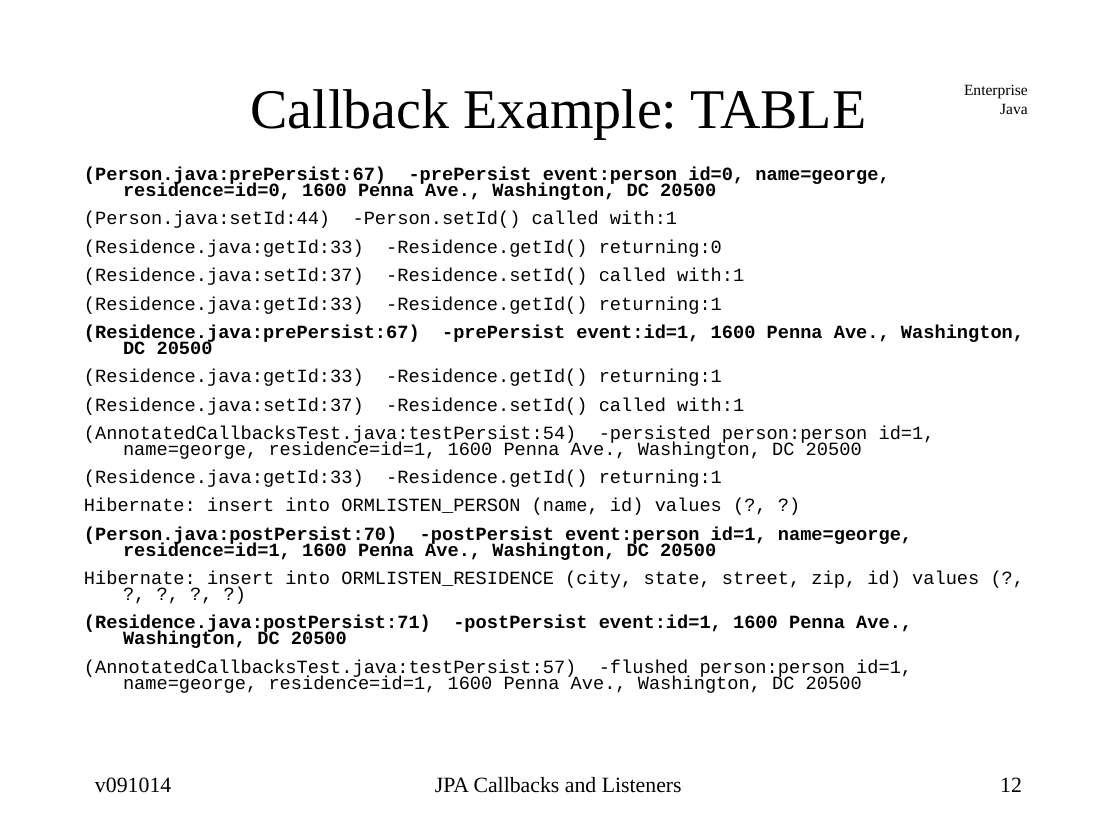
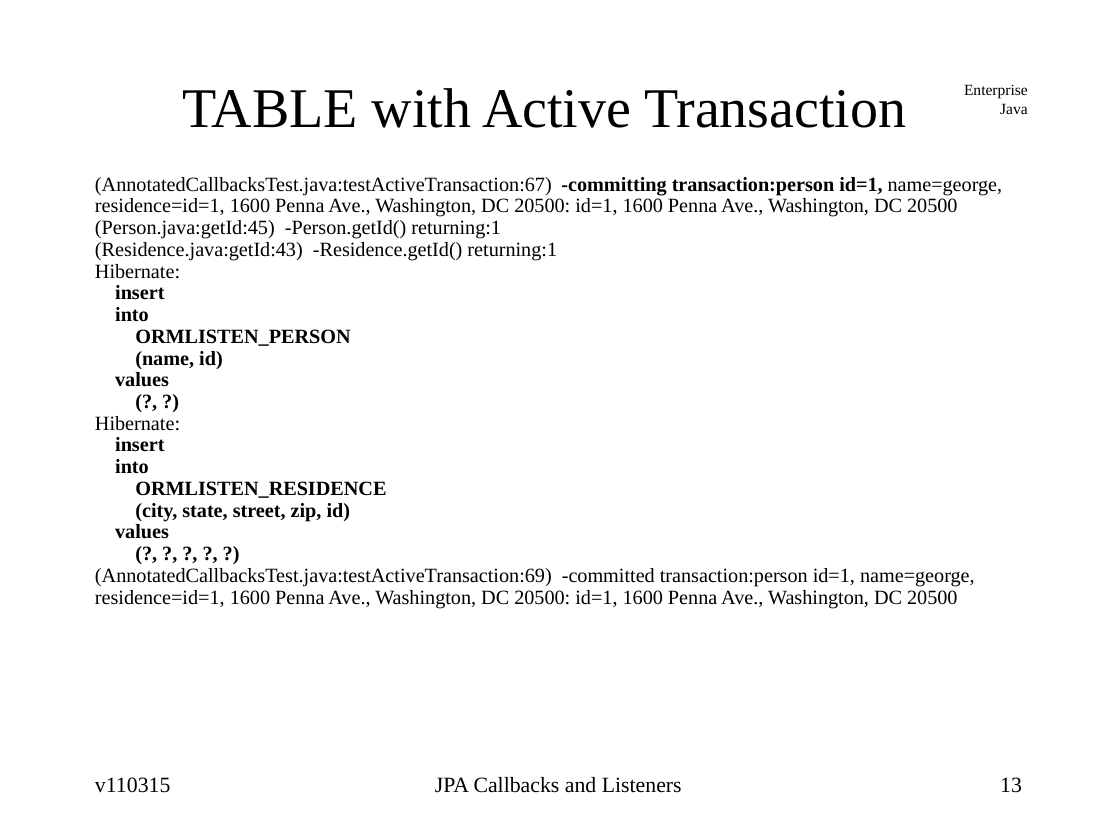
Before and after one commit to jcstaff/ejava-javaee, a slide deck: slide 13 of ormListeners/src/site/resources/lectures/ormListeners.ppt (slide 12 before the commit). Drawn at 1120x840 pixels with LibreOffice and Linux fonts; fonts in the diff are those of the drawing. Boxes give left, top, right and bottom in pixels: in the first picture for what was removed or moved away, otherwise in the second. Text is boxed around its words. In the diff, an @@ line names an element or a change of style, - is before the commit and + after.

```diff
--- a/ormListeners/src/site/resources/lectures/ormListeners.ppt
+++ b/ormListeners/src/site/resources/lectures/ormListeners.ppt
@@ title at (182,88,906,128): text changed @@
-Callback Example: TABLE
+TABLE with Active Transaction
@@ text at (95,177,1003,608): text changed; size 12 to 12.9 pt; font Courier New to Times New Roman @@
-(Person.java:prePersist:67) -prePersist event:person id=0, name=george, residence=id=0, 1600 Penna Ave., Washington, DC 20500
-(Person.java:setId:44) -Person.setId() called with:1
-(Residence.java:getId:33) -Residence.getId() returning:0
-(Residence.java:setId:37) -Residence.setId() called with:1
-(Residence.java:getId:33) -Residence.getId() returning:1
-(Residence.java:prePersist:67) -prePersist event:id=1, 1600 Penna Ave., Washington, DC 20500
-(Residence.java:getId:33) -Residence.getId() returning:1
-(Residence.java:setId:37) -Residence.setId() called with:1
-(AnnotatedCallbacksTest.java:testPersist:54) -persisted person:person id=1, name=george, residence=id=1, 1600 Penna Ave., Washington, DC 20500
-(Residence.java:getId:33) -Residence.getId() returning:1
-Hibernate: insert into ORMLISTEN_PERSON (name, id) values (?, ?)
-(Person.java:postPersist:70) -postPersist event:person id=1, name=george, residence=id=1, 1600 Penna Ave., Washington, DC 20500
-Hibernate: insert into ORMLISTEN_RESIDENCE (city, state, street, zip, id) values (?, ?, ?, ?, ?)
-(Residence.java:postPersist:71) -postPersist event:id=1, 1600 Penna Ave., Washington, DC 20500
-(AnnotatedCallbacksTest.java:testPersist:57) -flushed person:person id=1, name=george, residence=id=1, 1600 Penna Ave., Washington, DC 20500
+(AnnotatedCallbacksTest.java:testActiveTransaction:67) -committing transaction:person id=1, name=george, residence=id=1, 1600 Penna Ave., Washington, DC 20500: id=1, 1600 Penna Ave., Washington, DC 20500
+(Person.java:getId:45) -Person.getId() returning:1
+(Residence.java:getId:43) -Residence.getId() returning:1
+Hibernate:
+insert
+into
+ORMLISTEN_PERSON
+(name, id)
+values
+(?, ?)
+Hibernate:
+insert
+into
+ORMLISTEN_RESIDENCE
+(city, state, street, zip, id)
+values
+(?, ?, ?, ?, ?)
+(AnnotatedCallbacksTest.java:testActiveTransaction:69) -committed transaction:person id=1, name=george, residence=id=1, 1600 Penna Ave., Washington, DC 20500: id=1, 1600 Penna Ave., Washington, DC 20500
@@ text at (95,777,171,793): text changed @@
-v091014
+v110315
@@ page number at (1000,777,1022,793): text changed @@
-12
+13
```
Also in this commit, not shown: 21 other slides changed, 15 slides added, 18 other files.
